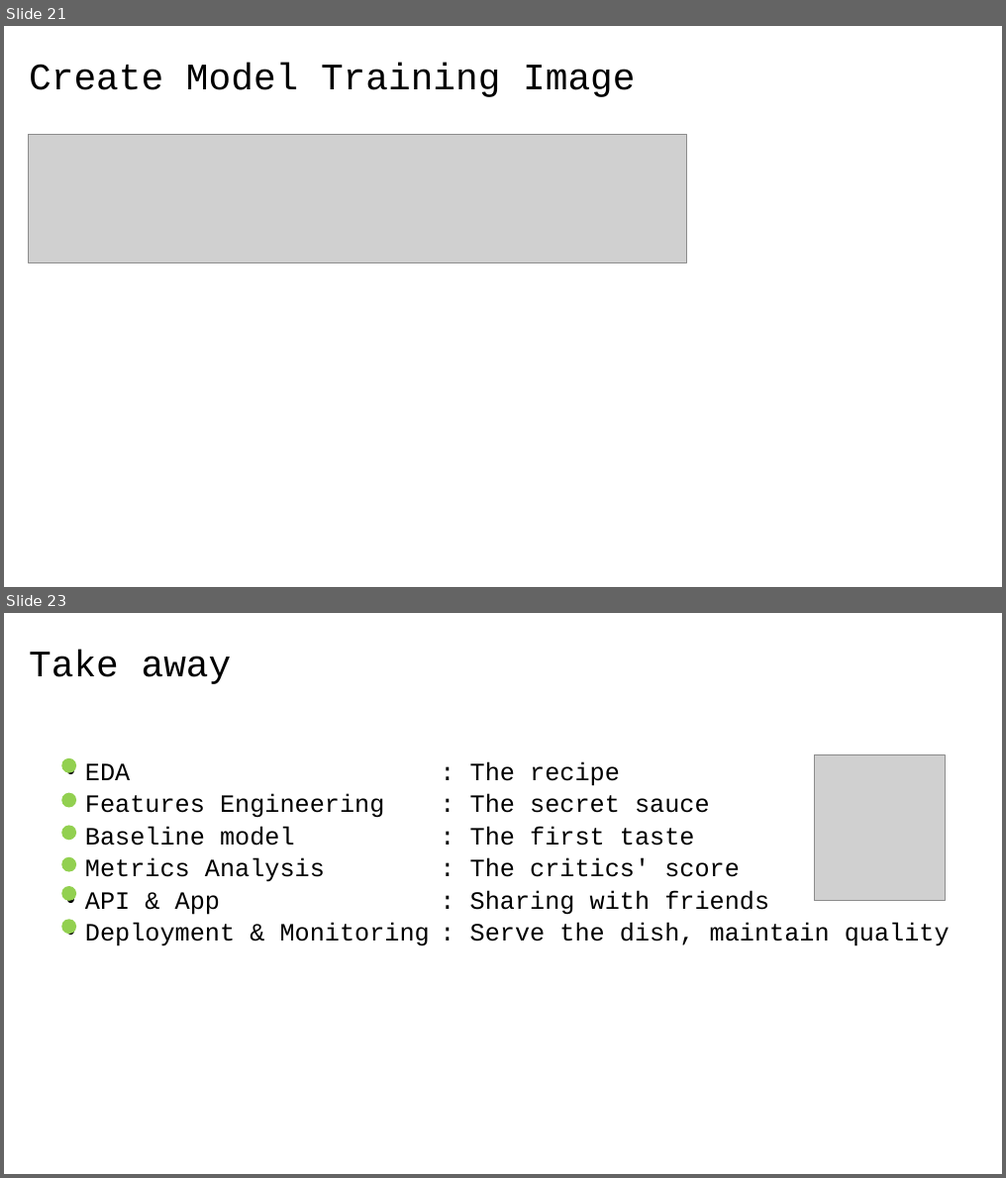
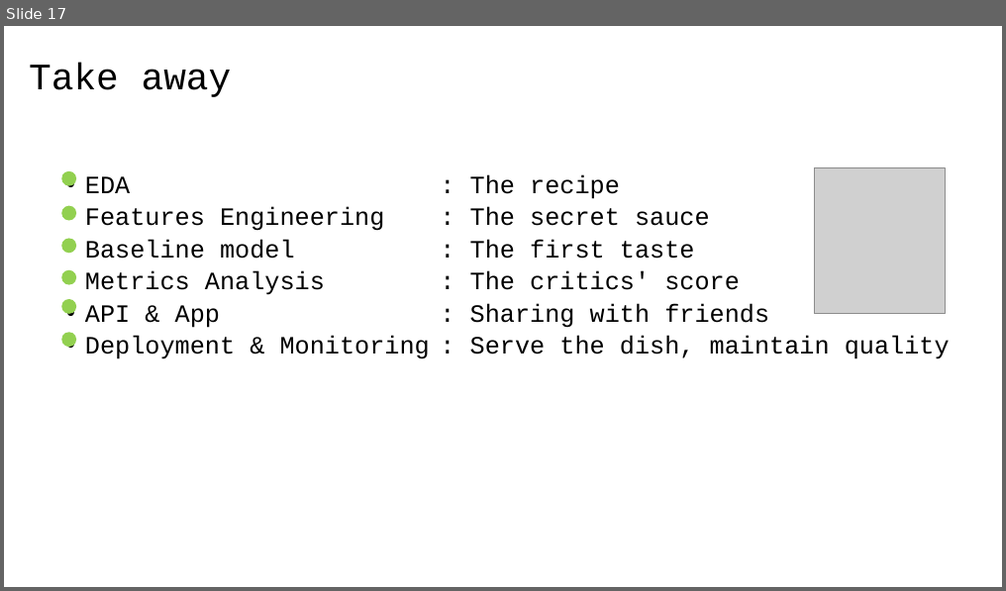
Before and after one commit to 40tude/fraud_detection_2, a slide deck: assets/00_fraud_detection_2_soutenance.pptx. Shown one above the other, each under a label of ours: slides 21 and 23 before the commit, slide 17 after it; the slides between them are not shown. The pictures are 1006x1178 and 1006x591 pixels, drawn with LibreOffice and Linux fonts; fonts in the diff are those of the drawing; grey boxes stand for pictures. Boxes give left, top, right and bottom in pixels: in the first picture for what was removed or moved away, otherwise in the second. Text is boxed around its words. In the diff, an @@ line names an element or a change of style, - is before the commit and + after.

```diff
--- a/assets/00_fraud_detection_2_soutenance.pptx
+++ b/assets/00_fraud_detection_2_soutenance.pptx
@@ slide 21 removed at [4, 26, 1002, 587], background #FFFFFF @@
@@ title removed at [29, 63, 635, 97] @@
-Create Model Training Image
@@ picture removed at [29, 135, 687, 263] @@
@@ what was slide 23 is now slide 17 @@
```
Also in this commit, not shown: 8 slides changed, 2 slides added, 7 other slides removed.
